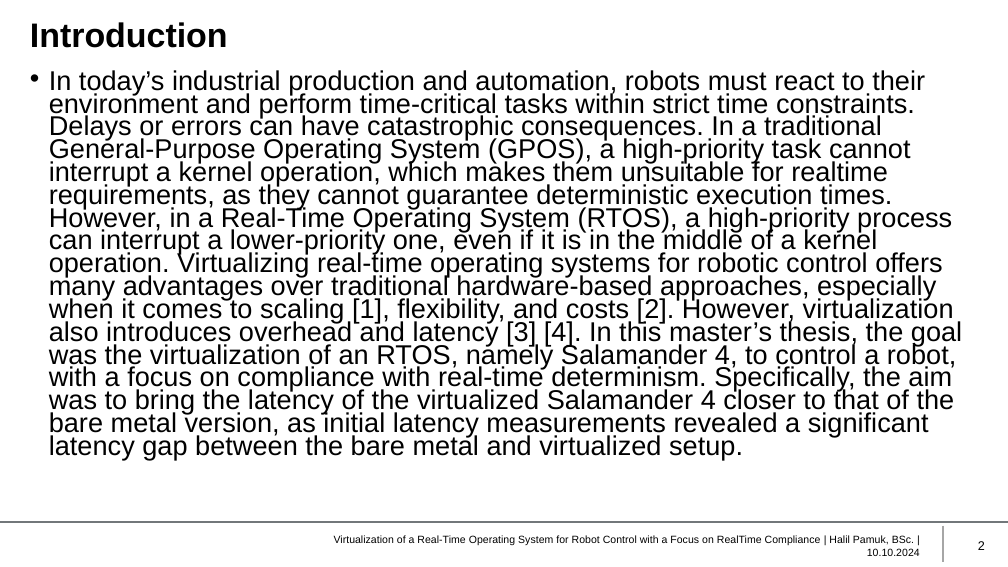
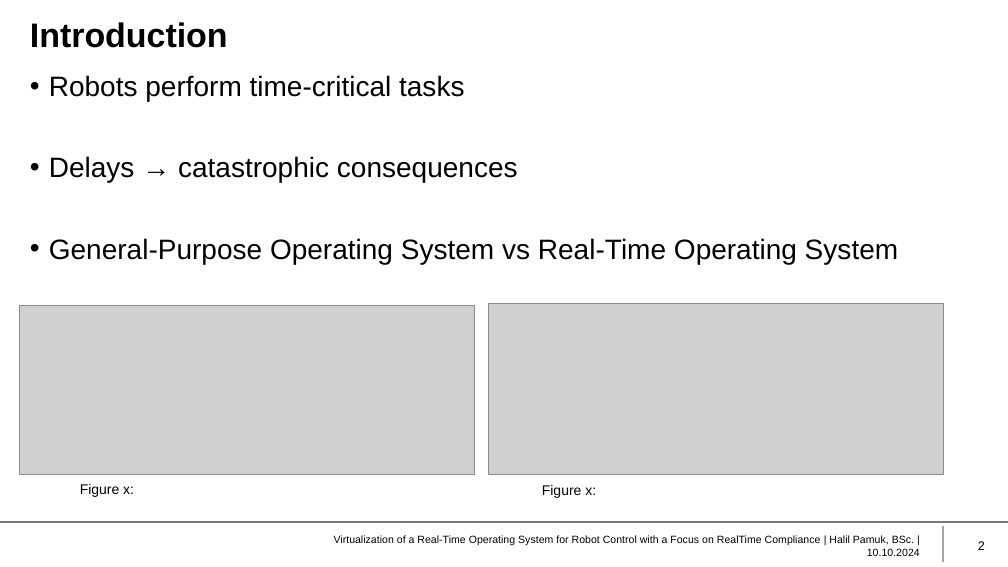
Before and after one commit to HIP24/Masterarbeit, a slide deck: slide 2 of Masterprüfung/Presentation/Presentation.pptx. Drawn at 1008x567 pixels with LibreOffice and Linux fonts; fonts in the diff are those of the drawing; grey boxes stand for pictures; background and template pictures are left out. Boxes give left, top, right and bottom in pixels: in the first picture for what was removed or moved away, otherwise in the second. Text is boxed around its words. In the diff, an @@ line names an element or a change of style, - is before the commit and + after.

```diff
--- a/Masterprüfung/Presentation/Presentation.pptx
+++ b/Masterprüfung/Presentation/Presentation.pptx
@@ text at bbox=[49, 75, 898, 264]: text changed; size 19.4 to 20 pt @@
-• In today’s industrial production and automation, robots must react to their environment and perform time-critical tasks within strict time constraints. Delays or errors can have catastrophic consequences. In a traditional General-Purpose Operating System (GPOS), a high-priority task cannot interrupt a kernel operation, which makes them unsuitable for realtime requirements, as they cannot guarantee deterministic execution times. However, in a Real-Time Operating System (RTOS), a high-priority process can interrupt a lower-priority one, even if it is in the middle of a kernel operation. Virtualizing real-time operating systems for robotic control offers many advantages over traditional hardware-based approaches, especially when it comes to scaling [1], flexibility, and costs [2]. However, virtualization also introduces overhead and latency [3] [4]. In this master’s thesis, the goal was the virtualization of an RTOS, namely Salamander 4, to control a robot, with a focus on compliance with real-time determinism. Specifically, the aim was to bring the latency of the virtualized Salamander 4 closer to that of the bare metal version, as initial latency measurements revealed a significant latency gap between the bare metal and virtualized setup.
+• Robots perform time-critical tasks
+• Delays → catastrophic consequences
+• General-Purpose Operating System vs Real-Time Operating System
@@ picture added at bbox=[20, 305, 475, 475] @@
@@ picture added at bbox=[489, 303, 943, 476] @@
@@ text added at bbox=[80, 484, 134, 497], 10 pt, text #000000 @@
+Figure x:
@@ text added at bbox=[542, 485, 596, 498], 10 pt, text #000000 @@
+Figure x:
```
Also in this commit, not shown: 8 other slides changed, 1 slide added.
